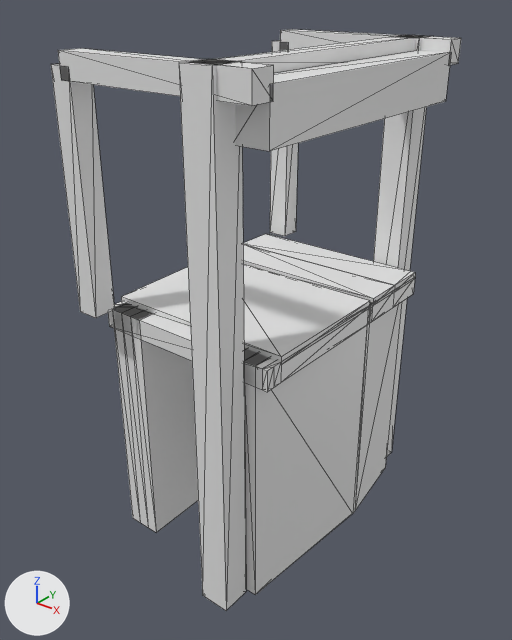
Renders of the glTF model models/stadskanaal/stadskanaal-pekelderbrug/stadskanaal-pekelderbrug.glb from each side of a commit.
Before and after are seen from a 50 mm camera at (16.1, -20.8, 11.6) aimed at (-0.1, -0.6, -0.9). Lighting does not change. The marker at lower left points along +X, +Y and +Z. The picture after the commit comes second. Mesh edges are drawn as thin lines. Vertices at exactly the same position are counted once.

Objects in the first picture: 'building:balans', 'building:balans 2', 'building:contragewicht', 'building:hamei', 'building:hamei 2', 'building:hangstang', 'building:hangstang 2', 'building:portaal', 'road:dek', 'road:fietspad', 'road:landhoofd (aangenomen)', 'road:landhoofd (aangenomen) 2', 'road:rijbaan lokale weg', 'road:voetpad'.
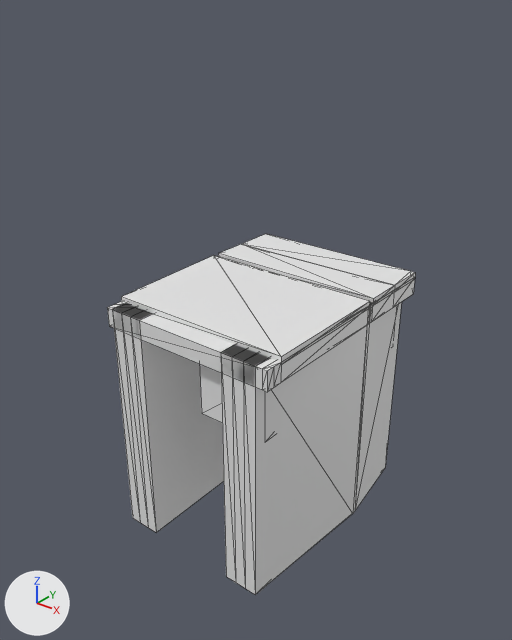
What differs and where, as boxes (x1, y1, x2, y2) in the pictures (512 x 640 px):
'building:hamei 2', deleted
    before: (179, 59, 246, 611)
'building:contragewicht', moved, rescaled
    before: (235, 51, 451, 151)
    after: (200, 364, 222, 422)
'building:hangstang 2', deleted
    before: (51, 64, 115, 318)
'building:hamei', deleted
    before: (373, 35, 434, 456)
'building:balans 2', deleted
    before: (58, 48, 274, 106)
'building:portaal', deleted
    before: (203, 36, 417, 73)
'building:hangstang', deleted
    before: (270, 40, 298, 236)
'building:balans', deleted
    before: (280, 29, 461, 65)

What changed in the scene script:
```text
Change me_contragewicht:
    used by ob_building_contragewicht; location = (0.0, 0.0, 0.0)
    remove me_contragewicht.from_pydata(...)  # 8 vertices, 12 faces; spans x 2.99..4.31, y -5.48..5.48, z 7.34..9.09
    add me_contragewicht.from_pydata(...)  # 8 vertices, 12 faces; spans x 0.51..3.51, y -4.58..4.58, z -3.11..-0.61
    me_contragewicht part 1: the whole mesh is scaled about its middle by (2.27, 0.836, 1.43), then moved by (-1.64, 0.0, -10.08)
Remove ob_building_hamei:
    ob_building_hamei = bpy.data.objects.new('building:hamei', me_hamei)
    ob_building_hamei.location = (0.0, 0.0, 0.0)
Remove ob_building_hamei_2:
    ob_building_hamei_2 = bpy.data.objects.new('building:hamei 2', me_hamei_2)
    ob_building_hamei_2.location = (0.0, 0.0, 0.0)
Remove ob_building_portaal:
    ob_building_portaal = bpy.data.objects.new('building:portaal', me_portaal)
    ob_building_portaal.location = (0.0, 0.0, 0.0)
Remove ob_building_balans:
    ob_building_balans = bpy.data.objects.new('building:balans', me_balans)
    ob_building_balans.location = (0.0, 0.0, 0.0)
Remove ob_building_hangstang:
    ob_building_hangstang = bpy.data.objects.new('building:hangstang', me_hangstang)
    ob_building_hangstang.location = (0.0, 0.0, 0.0)
Remove ob_building_balans_2:
    ob_building_balans_2 = bpy.data.objects.new('building:balans 2', me_balans_2)
    ob_building_balans_2.location = (0.0, 0.0, 0.0)
Remove ob_building_hangstang_2:
    ob_building_hangstang_2 = bpy.data.objects.new('building:hangstang 2', me_hangstang_2)
    ob_building_hangstang_2.location = (0.0, 0.0, 0.0)
```
